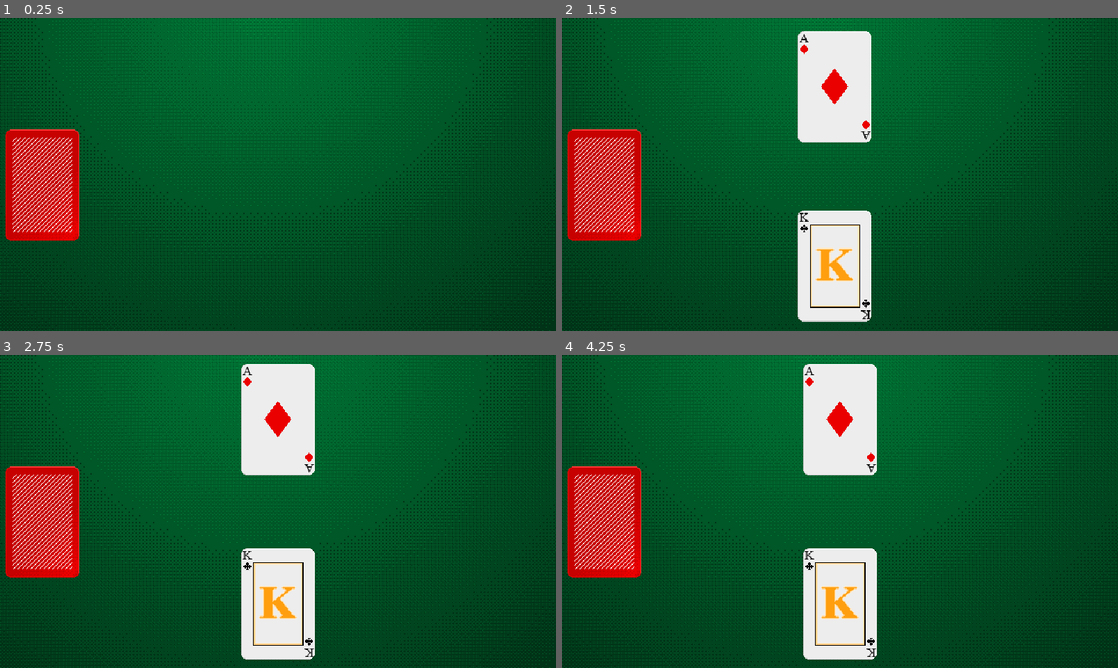
Above: before the commit, frames 1-4 (two rows, left to right).
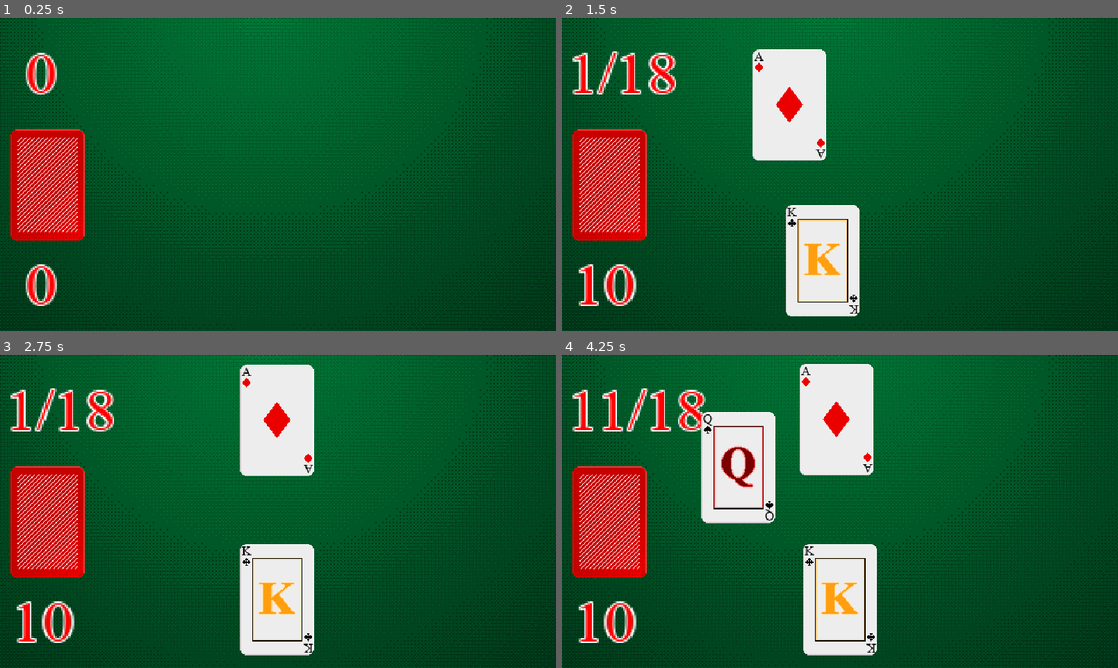
Above: after the commit, the same moments.

Repository: Cydeamon/Blackjack
Game: Godot game, scene res://Main.tscn
Two runs of this game, one before a commit and one after it. Both use one fixed random seed, a clock stepped at 60 frames per second and the inputs below.
Inputs (mouse positions are in pixels of both pictures, inside the frame that each line leads up to):
- Up to frame 1 (0.25 s): no input
- Up to frame 2 (1.5 s): tap Enter at 0.5 s; move the mouse to (606, 183) at 0.52 s; click (606, 183) at 0.67 s; move the mouse to (728, 190) at 1.27 s; click (728, 190) at 1.42 s
- Up to frame 3 (2.75 s): move the mouse to (333, 442) at 2.02 s; click (333, 442) at 2.17 s
- Up to frame 4 (4.25 s): move the mouse to (812, 574) at 2.77 s; click (812, 574) at 2.92 s; tap Space at 3.5 s; move the mouse to (1006, 558) at 3.52 s; click (1006, 558) at 3.67 s

The runs differ from the first frame. In frame 1, 3.2% of the frame differs, in the area x 1-16%, y 11-92%; in frame 2, 14%, in the area x 1-56%, y 4-98%; in frame 3, 6.3%; in frame 4, 11%.

Commit message:
Score calculation. Enemy logic. Fixes.

Diff:
--- a/Card.gd
+++ b/Card.gd
@@ -1,7 +1,7 @@
 extends Area2D
 
 var smooth_speed = 0.287
-var move_speed = 15
+var move_speed = 10
 var move_destination = null
 var card: PlayingCard
 
@@ -23,8 +23,8 @@
 
 
 func update_rank():
-	var rank = str(card.get_rank()).replace("RANK_", "")
-	var suit = str(card.get_suit()).to_lower()
+	var rank = card.get_rank_str().replace("RANK_", "")
+	var suit = card.get_suit_str().to_lower()
 
 	$RankTop.text = rank
 	$RankBottom.text = rank
@@ -41,7 +41,7 @@
 
 
 func update_suit():
-	var suit = str(card.get_suit()).to_lower()
+	var suit = card.get_suit_str().to_lower()
 	var image = Image.new()
 	var image_texture = ImageTexture.new()
 
--- /dev/null
+++ b/Enemy.gd
@@ -0,0 +1,31 @@
+extends Player
+class_name Enemy
+
+signal give_me_card
+
+var points_limit
+var waiting = false
+var decide_timer
+var max_think_time = 5
+var min_think_time = 1
+
+func _init():
+    randomize()
+    points_limit = 14 + (randi() % 7)
+
+func get_think_time():
+    return min_think_time + (randi() % (max_think_time - min_think_time))
+
+
+func ask_for_card():
+    if calc_points() < points_limit:
+        emit_signal('give_me_card')
+
+    decide_timer.set_wait_time(get_think_time())
+    decide_timer.start()
+
+func set_timer(timer):
+    decide_timer = timer
+    decide_timer.set_wait_time(get_think_time())
+    decide_timer.connect("timeout", self, "ask_for_card")
+    decide_timer.start()
--- a/Main.gd
+++ b/Main.gd
@@ -2,15 +2,23 @@
 
 var deck = []				# Deck (all 50 cards)
 var deck_cards_taken = []	# Cards that was taken from deck (indexes)
-var player_cards = []		# Player card (scene object)
-var enemy_cards = []		# Enemy card (scene object)
 var card_height = 128
+
+var player = Player.new()
+var enemy = Enemy.new()
 
 ###########################################################################################
 ##################################### GODOT FUNCTIONS #####################################
+
 func _ready():
+	randomize()
+
+	enemy.connect("give_me_card", self, "give_card_to_enemy")
+	enemy.set_timer($GiveEnemyCardTimer)
+
 	init_deck()
 	init()
+
 
 ###########################################################################################
 ##################################### CUSTOM FUNCTIONS ####################################
@@ -18,12 +26,16 @@
 # (Re)init game
 func init():
 	deck_cards_taken = []
-	player_cards = []
-	enemy_cards = []
+	player.clear_cards()
+	enemy.clear_cards()
 
 # Init deck with all possible cards
 func init_deck():
 	deck = []
+
+	# for i in 50:
+	# 	deck.push_back(PlayingCard.new("CLUBS", "RANK_A"))
+
 	for suit in PlayingCard.Suit:
 		for rank in PlayingCard.Rank:
 			deck.push_back(PlayingCard.new(suit, rank))
@@ -35,19 +47,20 @@
 	card.position = $CardDeck/CardDeckSprite.position
 	card.set_card(take_random_card_from_deck())
 	add_child(card)
-	player_cards.push_back(card)
-	move_cards_to_center(get_viewport().get_visible_rect().size.y - card_height - 10, player_cards)
-	give_card_to_enemy()
+	player.add_card(card)
+	move_cards_to_center(get_viewport().get_visible_rect().size.y - card_height - 15, player.get_cards())
+	$PlayerPointsLabel.text = str(player.calc_points());
 
 
 # Give card to enemy and move it to center of screen
 func give_card_to_enemy():
 	var card = preload('Card.tscn').instance()
-	card.position = $CardDeck/CardDeckSprite.position
+	card.position = $CardsSpawnPosition.position
 	card.set_card(take_random_card_from_deck())
 	add_child(card)
-	enemy_cards.push_back(card)
-	move_cards_to_center(10, enemy_cards)
+	enemy.add_card(card)
+	move_cards_to_center(10, enemy.get_cards())
+	$EnemyPointsLabel.text = str(enemy.calc_points()) + "/" + str(enemy.points_limit);
 
 
 # Get random card from deck
@@ -66,10 +79,13 @@
 # Animated transition of cards towards center of screen on specified Y position
 func move_cards_to_center(draw_y, cards):
 	var viewport_width = get_viewport().get_visible_rect().size.x
-	var space_between = 5
+	var space_between = -69
 	var card_width = 85
 	var space_needed = (cards.size() * (card_width + space_between)) - space_between
 	var start_position : int = (viewport_width - space_needed) / 2
+
+	if (start_position < 98):
+		start_position = 98
 
 	for i in cards.size():
 		var draw_x = start_position + (i * (card_width))
@@ -79,6 +95,8 @@
 
 		cards[i].move_to(Vector2(draw_x, draw_y))
 
+		draw_y += 2
+
 
 ###########################################################################################
 ######################################### SIGNALS #########################################
--- a/Main.tscn
+++ b/Main.tscn
@@ -1,8 +1,9 @@
-[gd_scene load_steps=5 format=2]
+[gd_scene load_steps=6 format=2]
 
 [ext_resource path="res://assets/bg.png" type="Texture" id=1]
 [ext_resource path="res://assets/card_back.png" type="Texture" id=2]
 [ext_resource path="res://Main.gd" type="Script" id=3]
+[ext_resource path="res://Score.tres" type="Theme" id=4]
 
 [sub_resource type="RectangleShape2D" id=1]
 extents = Vector2( 42.5, 64 )
@@ -19,14 +20,41 @@
 [node name="OpponentCards" type="Node" parent="."]
 
 [node name="CardDeck" type="Area2D" parent="."]
-position = Vector2( -15, 0 )
 
 [node name="CardDeckSprite" type="Sprite" parent="CardDeck"]
-position = Vector2( 64, 192 )
+position = Vector2( 55, 192 )
 texture = ExtResource( 2 )
 
 [node name="CollisionShape2D" type="CollisionShape2D" parent="CardDeck"]
-position = Vector2( 63.5, 192 )
+position = Vector2( 54.5, 192 )
 shape = SubResource( 1 )
 
+[node name="GiveEnemyCardTimer" type="Timer" parent="."]
+one_shot = true
+
+[node name="PlayerPointsLabel" type="Label" parent="."]
+margin_left = 6.0
+margin_top = 270.0
+margin_right = 46.0
+margin_bottom = 309.0
+rect_scale = Vector2( 2.12261, 1.90199 )
+theme = ExtResource( 4 )
+custom_colors/font_color = Color( 1, 0, 0, 1 )
+text = "0"
+align = 1
+
+[node name="EnemyPointsLabel" type="Label" parent="."]
+margin_left = 6.0
+margin_top = 27.0
+margin_right = 46.0
+margin_bottom = 66.0
+rect_scale = Vector2( 2.12261, 1.90199 )
+theme = ExtResource( 4 )
+custom_colors/font_color = Color( 1, 0, 0, 1 )
+text = "0"
+align = 1
+
+[node name="CardsSpawnPosition" type="Position2D" parent="."]
+position = Vector2( 12, 128 )
+
 [connection signal="input_event" from="CardDeck" to="." method="_on_CardDeck_input_event"]
--- /dev/null
+++ b/Player.gd
@@ -0,0 +1,36 @@
+class_name Player
+
+var cards = []
+
+
+func set_cards(new_cards):
+    cards = new_cards
+
+
+func get_cards():
+    return cards
+
+
+func add_card(card):
+    cards.push_back(card)
+
+
+func clear_cards():
+    cards = []
+
+
+func calc_points():
+    var min_value = 0
+    var max_value = 0
+    var value = 0
+
+    for card in cards:
+        min_value += card.card.get_card_min_value()
+        max_value += card.card.get_card_max_value()
+
+    if max_value > 21:
+        value = min_value
+    else:
+        value = min_value
+
+    return value
--- a/PlayingCard.gd
+++ b/PlayingCard.gd
@@ -1,16 +1,43 @@
 class_name PlayingCard
 enum Suit {CLUBS, CROSS, HEARTS, SPADES}
-enum Rank {RANK_A, RANK_2, RANK_3, RANK_4, RANK_5, RANK_6, RANK_7, RANK_8, RANK_9, RANK_10, RANK_J, RANK_Q, RANK_K}
+enum Rank {RANK_A, RANK_2 = 2, RANK_3, RANK_4, RANK_5, RANK_6, RANK_7, RANK_8, RANK_9, RANK_10, RANK_J, RANK_Q, RANK_K}
 
 var suit
 var rank
 
 func _init(new_suit, new_rank):
-	suit = new_suit
-	rank = new_rank
+	suit = Suit[new_suit]
+	rank = Rank[new_rank]
 
 func get_suit():
 	return suit
 
 func get_rank():
 	return rank
+
+
+func get_suit_str():
+	var index = Suit.values().find(suit)
+	return Suit.keys()[index]
+
+func get_rank_str():
+	var index = Rank.values().find(rank)
+	return Rank.keys()[index]
+
+
+func get_card_min_value():
+	if rank == Rank.RANK_A:
+		return 1
+	elif rank == Rank.RANK_J || rank == Rank.RANK_Q || rank == Rank.RANK_K:
+		return 10
+	else:
+		return int(rank)
+
+
+func get_card_max_value():
+	if rank == Rank.RANK_A:
+		return 11
+	elif rank == Rank.RANK_J || rank == Rank.RANK_Q || rank == Rank.RANK_K:
+		return 10
+	else:
+		return int(rank)
--- /dev/null
+++ b/Score.tres
@@ -0,0 +1,12 @@
+[gd_resource type="Theme" load_steps=3 format=2]
+
+[ext_resource path="res://fonts/TIMES.TTF" type="DynamicFontData" id=1]
+
+[sub_resource type="DynamicFont" id=2]
+size = 34
+outline_size = 1
+use_mipmaps = true
+font_data = ExtResource( 1 )
+
+[resource]
+default_font = SubResource( 2 )
--- a/project.godot
+++ b/project.godot
@@ -9,12 +9,24 @@
 config_version=4
 
 _global_script_classes=[ {
+"base": "Player",
+"class": "Enemy",
+"language": "GDScript",
+"path": "res://Enemy.gd"
+}, {
+"base": "Reference",
+"class": "Player",
+"language": "GDScript",
+"path": "res://Player.gd"
+}, {
 "base": "Reference",
 "class": "PlayingCard",
 "language": "GDScript",
 "path": "res://PlayingCard.gd"
 } ]
 _global_script_class_icons={
+"Enemy": "",
+"Player": "",
 "PlayingCard": ""
 }
 
@@ -28,7 +40,6 @@
 
 window/size/width=640
 window/size/height=360
-window/size/fullscreen=true
 window/size/test_width=1280
 window/size/test_height=720
 window/stretch/mode="viewport"
